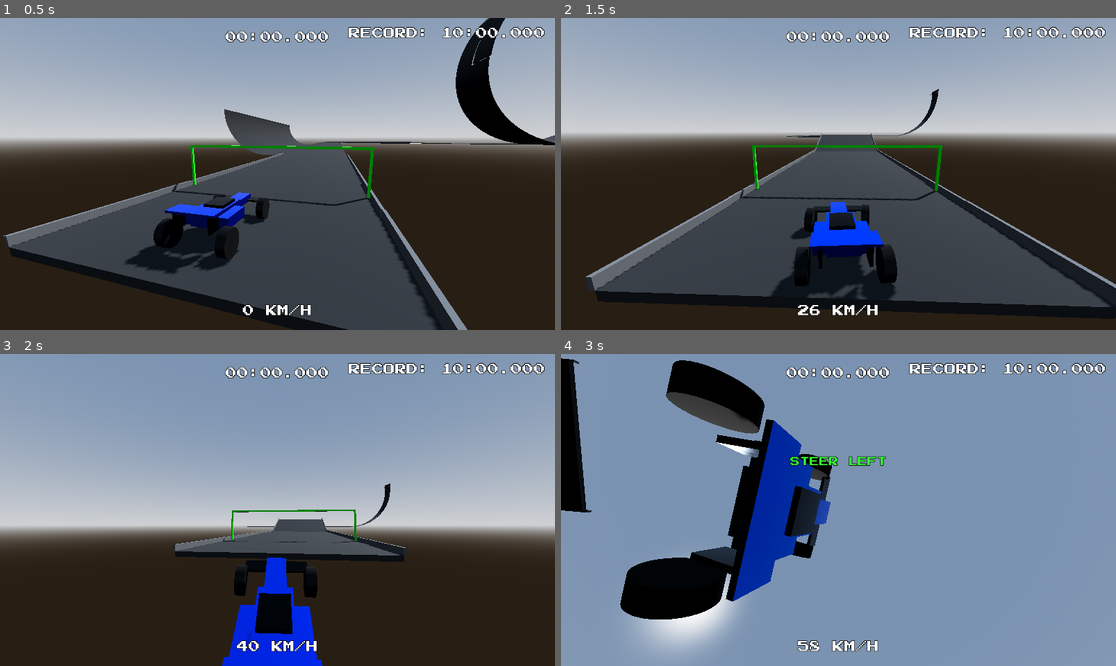
Above: before the commit, frames 1-4 (two rows, left to right).
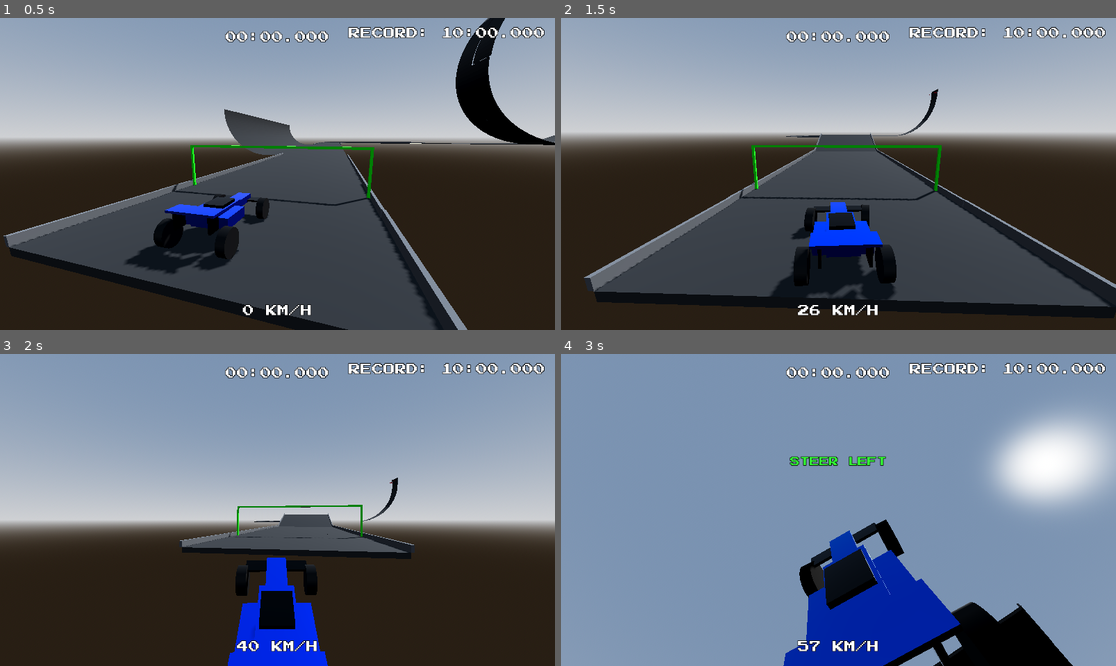
Above: after the commit, the same moments.

Repository: JosePedroDias/godot-trial-maniac
Game: Godot game, scene res://scenes/track1.tscn
Same seed, same stepped clock (60 frames per second), same inputs: the game is played once before the commit and once after it.
Inputs:
- Up to frame 1 (0.5 s): no input
- Up to frame 2 (1.5 s): hold Right (ui_right) 0.53-1.28 s; tap 2 (next_track) at 0.6 s; hold Down (ui_down) from 1.28 s (still down); tap 1 at 1.35 s
- Up to frame 3 (2 s): keep holding Down (ui_down)
- Up to frame 4 (3 s): release Down (ui_down) at 2.03 s; hold Right (ui_right) 2.03-2.78 s; hold 3 2.03-2.78 s; hold Up (ui_up) from 2.78 s (still down); tap 4 at 2.85 s

Frame 1 is identical in both runs. In frame 2, 0.6% of the frame differs, in the area x 4-100%, y 22-97%; in frame 3, 7.3%; in frame 4, 34%, in the area x 0-100%, y 1-100%.

Commit message:
steering w/ exp dropoff

Diff:
--- a/scripts/car_controller.gd
+++ b/scripts/car_controller.gd
@@ -250,7 +250,7 @@
 				# 2. Driving
 				var wheel_basis = ray.global_basis
 				if i < 2:
-					var steer_speed_factor = lerp(1.0, 0.15, clamp(speed_cur / 100.0, 0.0, 1.0))
+					var steer_speed_factor = exp(-speed_cur / 35.0) # Exponential drop-off
 					var effective_steer = steering_input * deg_to_rad(steering_angle) * steer_speed_factor
 					wheel_basis = wheel_basis.rotated(global_basis.y, effective_steer)
 
@@ -274,7 +274,8 @@
 			wheel.position.y = -suspension_rest_dist
 			var wheel_basis = ray.global_basis
 			if i < 2:
-				wheel_basis = wheel_basis.rotated(global_basis.y, steering_input * deg_to_rad(steering_angle))
+				var steer_speed_factor = exp(-speed_cur / 35.0)
+				wheel_basis = wheel_basis.rotated(global_basis.y, steering_input * deg_to_rad(steering_angle) * steer_speed_factor)
 			wheel.global_basis = wheel_basis.rotated(wheel_basis.z, PI/2.0)
 
 	if !on_ground:
